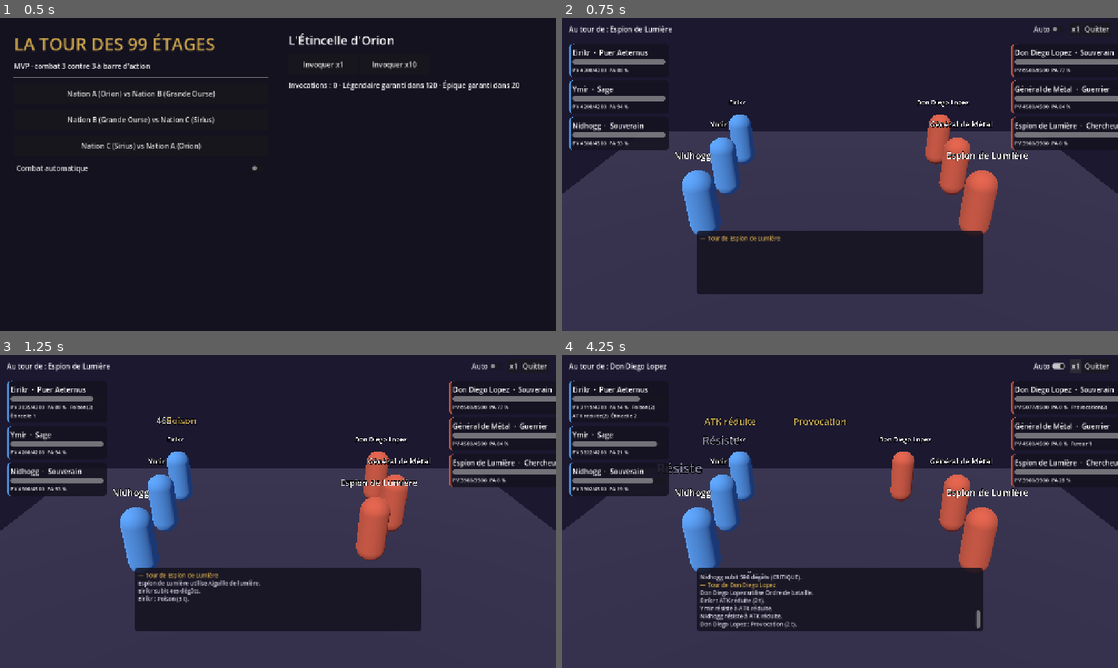
Above: before the commit, frames 1-4 (two rows, left to right).
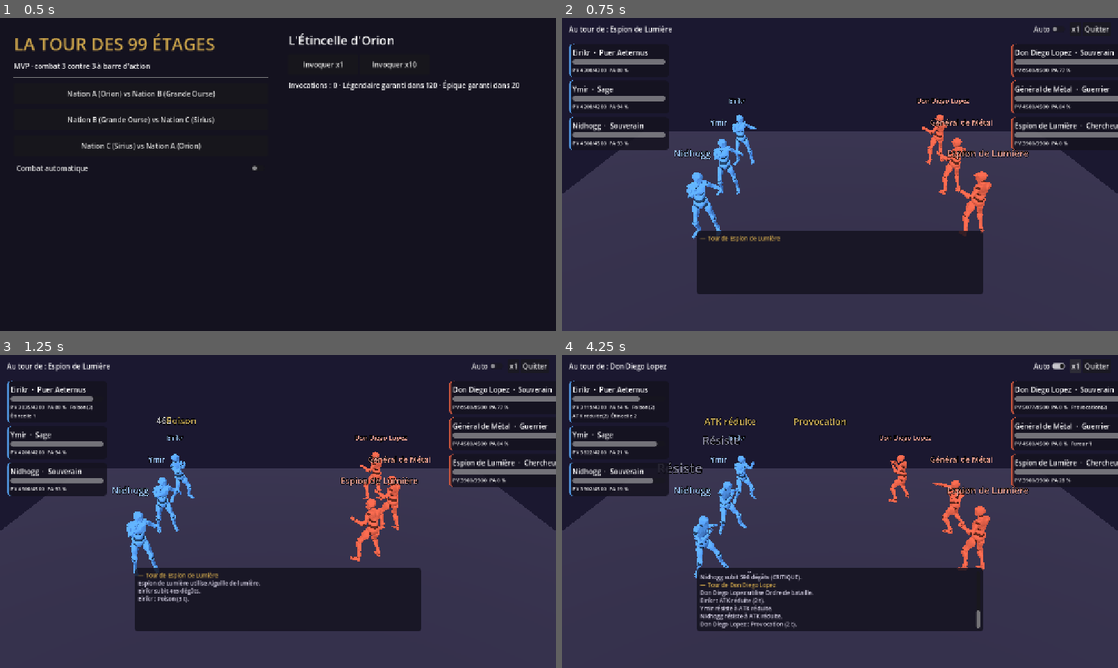
Above: after the commit, the same moments.

Repository: SoKie777/la-tour-des-99-etages
Game: Godot game, scene res://scenes/main.tscn
Two runs of this game, one before a commit and one after it. Both use one fixed random seed, a clock stepped at 60 frames per second and the inputs below.
Inputs:
- Up to frame 1 (0.5 s): no input
- Up to frame 2 (0.75 s): click "Nation A (Orion) vs Nation B …" at 0.5 s
- Up to frame 3 (1.25 s): no input
- Up to frame 4 (4.25 s): click "Auto" at 1.25 s; click "x1" at 2 s; click "x2" at 2.75 s; click "x3" at 3.5 s

Frame 1 is identical in both runs. In frame 2, 5.2% of the frame differs, in the area x 20-84%, y 25-71%; in frame 3, 4.9%; in frame 4, 5.4%, in the area x 20-84%, y 25-72%.

Commit message:
Pipeline de Coup d'État : Godot 4.7, MPFB → FBX, anims Mixamo reciblées
- Y Bot animé à la place des capsules (7 anims Mixamo reprises de Coup d'État)
- CharacterModel : modèle MPFB assets/models/<id>.fbx s'il existe, sinon Y Bot teinté
- tools/mpfb/make_characters.py + fiches des 9 persos, set_retarget.py, make_bonemap.gd
- Retrait des scripts Blender non testés (étape de bake inutile)
- CI en Godot 4.7, Release apk-latest en plus de la Release versionnée
- Docs et CLAUDE.md : pipeline réel et PC de l'utilisateur

Co-Authored-By: Claude Opus 5.5 <noreply@anthropic.com>
Claude-Session: https://claude.ai/code/session_01JimiokBVFJWqNoD4UxkTPV

Diff:
--- /dev/null
+++ b/assets/mixamo/mixamo_bonemap.tres
@@ -0,0 +1,62 @@
+[gd_resource type="BoneMap" format=3]
+
+[sub_resource type="SkeletonProfileHumanoid" id="SkeletonProfileHumanoid_o7l75"]
+
+[resource]
+profile = SubResource("SkeletonProfileHumanoid_o7l75")
+bone_map/Root = &""
+bone_map/Hips = &"mixamorig_Hips"
+bone_map/Spine = &"mixamorig_Spine"
+bone_map/Chest = &"mixamorig_Spine1"
+bone_map/UpperChest = &"mixamorig_Spine2"
+bone_map/Neck = &"mixamorig_Neck"
+bone_map/Head = &"mixamorig_Head"
+bone_map/LeftEye = &""
+bone_map/RightEye = &""
+bone_map/Jaw = &""
+bone_map/LeftShoulder = &"mixamorig_LeftShoulder"
+bone_map/LeftUpperArm = &"mixamorig_LeftArm"
+bone_map/LeftLowerArm = &"mixamorig_LeftForeArm"
+bone_map/LeftHand = &"mixamorig_LeftHand"
+bone_map/LeftThumbMetacarpal = &"mixamorig_LeftHandThumb1"
+bone_map/LeftThumbProximal = &"mixamorig_LeftHandThumb2"
+bone_map/LeftThumbDistal = &"mixamorig_LeftHandThumb3"
+bone_map/LeftIndexProximal = &"mixamorig_LeftHandIndex1"
+bone_map/LeftIndexIntermediate = &"mixamorig_LeftHandIndex2"
+bone_map/LeftIndexDistal = &"mixamorig_LeftHandIndex3"
+bone_map/LeftMiddleProximal = &"mixamorig_LeftHandMiddle1"
+bone_map/LeftMiddleIntermediate = &"mixamorig_LeftHandMiddle2"
+bone_map/LeftMiddleDistal = &"mixamorig_LeftHandMiddle3"
+bone_map/LeftRingProximal = &"mixamorig_LeftHandRing1"
+bone_map/LeftRingIntermediate = &"mixamorig_LeftHandRing2"
+bone_map/LeftRingDistal = &"mixamorig_LeftHandRing3"
+bone_map/LeftLittleProximal = &"mixamorig_LeftHandPinky1"
+bone_map/LeftLittleIntermediate = &"mixamorig_LeftHandPinky2"
+bone_map/LeftLittleDistal = &"mixamorig_LeftHandPinky3"
+bone_map/RightShoulder = &"mixamorig_RightShoulder"
+bone_map/RightUpperArm = &"mixamorig_RightArm"
+bone_map/RightLowerArm = &"mixamorig_RightForeArm"
+bone_map/RightHand = &"mixamorig_RightHand"
+bone_map/RightThumbMetacarpal = &"mixamorig_RightHandThumb1"
+bone_map/RightThumbProximal = &"mixamorig_RightHandThumb2"
+bone_map/RightThumbDistal = &"mixamorig_RightHandThumb3"
+bone_map/RightIndexProximal = &"mixamorig_RightHandIndex1"
+bone_map/RightIndexIntermediate = &"mixamorig_RightHandIndex2"
+bone_map/RightIndexDistal = &"mixamorig_RightHandIndex3"
+bone_map/RightMiddleProximal = &"mixamorig_RightHandMiddle1"
+bone_map/RightMiddleIntermediate = &"mixamorig_RightHandMiddle2"
+bone_map/RightMiddleDistal = &"mixamorig_RightHandMiddle3"
+bone_map/RightRingProximal = &"mixamorig_RightHandRing1"
+bone_map/RightRingIntermediate = &"mixamorig_RightHandRing2"
+bone_map/RightRingDistal = &"mixamorig_RightHandRing3"
+bone_map/RightLittleProximal = &"mixamorig_RightHandPinky1"
+bone_map/RightLittleIntermediate = &"mixamorig_RightHandPinky2"
+bone_map/RightLittleDistal = &"mixamorig_RightHandPinky3"
+bone_map/LeftUpperLeg = &"mixamorig_LeftUpLeg"
+bone_map/LeftLowerLeg = &"mixamorig_LeftLeg"
+bone_map/LeftFoot = &"mixamorig_LeftFoot"
+bone_map/LeftToes = &"mixamorig_LeftToeBase"
+bone_map/RightUpperLeg = &"mixamorig_RightUpLeg"
+bone_map/RightLowerLeg = &"mixamorig_RightLeg"
+bone_map/RightFoot = &"mixamorig_RightFoot"
+bone_map/RightToes = &"mixamorig_RightToeBase"
--- a/project.godot
+++ b/project.godot
@@ -8,7 +8,7 @@
 config/description="Gacha RPG tour par tour à barre d'action (MVP)."
 run/main_scene="res://scenes/main.tscn"
 config/icon="res://icon.svg"
-config/features=PackedStringArray("4.5", "Mobile")
+config/features=PackedStringArray("4.7", "Mobile")
 
 [autoload]
 
--- a/scripts/ui/battle_scene.gd
+++ b/scripts/ui/battle_scene.gd
@@ -1,8 +1,6 @@
 extends Node3D
-## Scène de combat jouable. Les personnages sont des capsules de couleur tant que
-## leur modèle n'existe pas ; dès qu'un fichier
-## res://assets/characters/<id>/<id>.glb est présent, il est utilisé automatiquement
-## (animations attendues : idle, attack, skill, ultimate, hit, death).
+## Scène de combat jouable. Personnages : modèle MPFB res://assets/models/<id>.fbx s'il existe,
+## sinon le mannequin Y Bot teinté à la couleur de la constellation (voir CharacterModel).
 
 signal finished(winner: int)
 
@@ -12,7 +10,7 @@
 
 var engine: BattleEngine
 var pawns := {}        # BattleUnit -> Node3D
-var anim_players := {} # BattleUnit -> AnimationPlayer
+var models := {}       # BattleUnit -> CharacterModel
 var cards := {}        # BattleUnit -> {hp: ProgressBar, info: Label}
 var log_label: RichTextLabel
 var turn_label: Label
@@ -100,7 +98,7 @@
 			_float_text(ev["target"], BattleLog.effect_name(ev["effect"]), Color("e0c060"))
 		"death":
 			_play_anim(ev["target"], "death")
-			if not anim_players.has(ev["target"]):
+			if not models.has(ev["target"]):
 				var tw := create_tween()
 				tw.tween_property(pawns[ev["target"]], "scale", Vector3(1, 0.15, 1), 0.3)
 
@@ -145,16 +143,11 @@
 
 func _make_pawn(u: BattleUnit) -> Node3D:
 	var root := Node3D.new()
-	var model_path := "res://assets/characters/%s/%s.glb" % [u.id, u.id]
-	if ResourceLoader.exists(model_path):
-		var model: Node3D = load(model_path).instantiate()
+	if CharacterModel.available():
+		var model := CharacterModel.new()
 		root.add_child(model)
-		var ap := model.find_child("AnimationPlayer", true, false) as AnimationPlayer
-		if ap != null:
-			anim_players[u] = ap
-			if ap.has_animation("idle"):
-				ap.get_animation("idle").loop_mode = Animation.LOOP_LINEAR
-				ap.play("idle")
+		model.setup(u.id, COLORS[u.constellation])
+		models[u] = model
 	else:
 		var mesh := MeshInstance3D.new()
 		var capsule := CapsuleMesh.new()
@@ -169,24 +162,18 @@
 	var label := Label3D.new()
 	label.text = u.display_name
 	label.billboard = BaseMaterial3D.BILLBOARD_ENABLED
-	label.position.y = 2.1
+	label.position.y = 2.15
 	label.font_size = 40
 	label.outline_size = 8
+	label.modulate = COLORS[u.constellation].lightened(0.4)
 	root.add_child(label)
 	return root
 
 
-func _play_anim(u: BattleUnit, anim_name: String) -> void:
-	var ap: AnimationPlayer = anim_players.get(u)
-	if ap == null:
-		return
-	if anim_name == "ultimate" and not ap.has_animation("ultimate"):
-		anim_name = "skill"
-	if not ap.has_animation(anim_name):
-		return
-	ap.play(anim_name)
-	if anim_name in ["attack", "skill", "ultimate", "hit"] and ap.has_animation("idle"):
-		ap.queue("idle")
+func _play_anim(u: BattleUnit, action: String) -> void:
+	var model: CharacterModel = models.get(u)
+	if model != null:
+		model.play(action)
 
 
 func _float_text(u: BattleUnit, text: String, color: Color) -> void:
@@ -405,6 +392,9 @@
 	v.add_child(b)
 	result_panel.add_child(v)
 	result_panel.visible = true
+	for u in engine.units:
+		if u.is_alive() and u.team == engine.winner:
+			_play_anim(u, "victory")
 	finished.emit(engine.winner)
 	if Session.smoke_test:
 		print("Test de fumée OK : combat terminé (vainqueur %d, %d actions)" % [engine.winner, engine.total_actions])
--- /dev/null
+++ b/scripts/ui/character_model.gd
@@ -0,0 +1,160 @@
+class_name CharacterModel
+extends Node3D
+## Personnage 3D animé (méthode de Coup d'État) :
+## - modèle MPFB res://assets/models/<id>.fbx s'il existe, sinon le mannequin Y Bot teinté ;
+## - animations Mixamo de res://assets/mixamo/anims/, reciblées à l'import (BoneMap humanoïde).
+
+const BASE_SCENE := "res://assets/mixamo/ybot_idle.fbx"
+const ANIM_DIR := "res://assets/mixamo/anims/"
+const LOOPS := ["idle"]
+## Action du combat -> animation Mixamo
+const MAP := {
+	"idle": "idle", "attack": "cross", "skill": "punch_combo", "ultimate": "hurricane_kick",
+	"hit": "hit", "death": "ko", "victory": "victory",
+}
+const HOLD_AT_END := ["ko"]
+
+static var _lib: AnimationLibrary
+
+var model: Node3D
+var skel: Skeleton3D
+var ap: AnimationPlayer
+var meshes: Array[MeshInstance3D] = []
+var dead := false
+
+
+static func _build_library() -> void:
+	_lib = AnimationLibrary.new()
+	# list_directory voit aussi les ressources importées d'un APK (où les .fbx n'existent plus)
+	for f in ResourceLoader.list_directory(ANIM_DIR):
+		if not f.ends_with(".fbx"):
+			continue
+		var n := f.get_basename()
+		var inst := (load(ANIM_DIR + f) as PackedScene).instantiate()
+		var src_ap: AnimationPlayer = inst.find_child("AnimationPlayer", true, false)
+		if src_ap != null and src_ap.has_animation("mixamo_com"):
+			var a: Animation = src_ap.get_animation("mixamo_com").duplicate(true)
+			_strip_root_motion(a)
+			a.loop_mode = Animation.LOOP_LINEAR if n in LOOPS else Animation.LOOP_NONE
+			_lib.add_animation(n, a)
+		inst.free()
+	if _lib.get_animation_list().is_empty():
+		push_error("CharacterModel : aucune animation dans " + ANIM_DIR)
+
+
+## Le personnage reste à sa place : on fige les hanches en X/Z.
+static func _strip_root_motion(a: Animation) -> void:
+	for i in a.get_track_count():
+		if a.track_get_type(i) != Animation.TYPE_POSITION_3D or not str(a.track_get_path(i)).ends_with(":Hips"):
+			continue
+		if a.track_get_key_count(i) == 0:
+			continue
+		var first: Vector3 = a.track_get_key_value(i, 0)
+		for k in a.track_get_key_count(i):
+			var v: Vector3 = a.track_get_key_value(i, k)
+			v.x = first.x
+			v.z = first.z
+			a.track_set_key_value(i, k, v)
+
+
+static func available() -> bool:
+	return ResourceLoader.exists(BASE_SCENE)
+
+
+func setup(char_id: String, tint: Color, height_m: float = 1.75) -> void:
+	var custom := "res://assets/models/%s.fbx" % char_id
+	var is_custom := ResourceLoader.exists(custom)
+	model = (load(custom if is_custom else BASE_SCENE) as PackedScene).instantiate()
+	add_child(model)
+	skel = model.find_child("Skeleton3D", true, false)
+	ap = model.find_child("AnimationPlayer", true, false)
+	if ap == null:
+		# les pistes visent "Skeleton3D:os" : le lecteur doit être à côté du squelette
+		ap = AnimationPlayer.new()
+		skel.get_parent().add_child(ap)
+	if _lib == null:
+		_build_library()
+	ap.add_animation_library("fx", _lib)
+	ap.playback_default_blend_time = 0.12
+	ap.animation_finished.connect(_on_finished)
+	for mi in skel.get_children():
+		if mi is MeshInstance3D:
+			meshes.append(mi)
+			if is_custom:
+				_toonify(mi)
+			else:
+				var surface := str(mi.name).ends_with("Surface")
+				mi.material_override = _toon(tint if surface else tint.darkened(0.6))
+	_fit_height(height_m)
+	play("idle")
+
+
+func play(action: String) -> void:
+	var anim: String = MAP.get(action, action)
+	if dead or _lib == null or not _lib.has_animation(anim):
+		return
+	if anim in HOLD_AT_END:
+		dead = true
+	ap.play("fx/" + anim)
+
+
+func _on_finished(anim_name: StringName) -> void:
+	if not dead and str(anim_name) != "fx/idle":
+		ap.play("fx/idle")
+
+
+func _toon(c: Color) -> StandardMaterial3D:
+	var m := StandardMaterial3D.new()
+	m.albedo_color = c
+	m.diffuse_mode = BaseMaterial3D.DIFFUSE_TOON
+	m.specular_mode = BaseMaterial3D.SPECULAR_TOON
+	m.roughness = 0.7
+	m.rim_enabled = true
+	m.rim = 0.3
+	return m
+
+
+## Garde les textures MPFB, rendu cel-shading + contour noir ; vêtements en aplats (couleurs de sommets).
+func _toonify(mi: MeshInstance3D) -> void:
+	for i in mi.mesh.get_surface_count():
+		var src := mi.get_active_material(i)
+		var m: StandardMaterial3D = src.duplicate() if src is StandardMaterial3D else StandardMaterial3D.new()
+		m.diffuse_mode = BaseMaterial3D.DIFFUSE_TOON
+		m.specular_mode = BaseMaterial3D.SPECULAR_TOON
+		m.roughness = 0.7
+		m.rim_enabled = true
+		m.rim = 0.3
+		var name_l := str(mi.name).to_lower()
+		var arrays := mi.mesh.surface_get_arrays(i)
+		var has_col: bool = arrays[Mesh.ARRAY_COLOR] != null and (arrays[Mesh.ARRAY_COLOR] as PackedColorArray).size() > 0
+		var is_cloth: bool = "suit" in name_l or "shoes" in name_l
+		if has_col:
+			m.vertex_color_use_as_albedo = true
+			m.vertex_color_is_srgb = true
+			m.albedo_color = Color.WHITE
+			if is_cloth:
+				m.albedo_texture = null
+		if "brow" in name_l or (has_col and not is_cloth):
+			m.transparency = BaseMaterial3D.TRANSPARENCY_ALPHA_SCISSOR
+			m.alpha_scissor_threshold = 0.4
+		if not ("eye" in name_l or "brow" in name_l):
+			var o := StandardMaterial3D.new()
+			o.shading_mode = BaseMaterial3D.SHADING_MODE_UNSHADED
+			o.albedo_color = Color(0.02, 0.015, 0.015)
+			o.cull_mode = BaseMaterial3D.CULL_FRONT
+			o.grow = true
+			o.grow_amount = 0.008
+			m.next_pass = o
+		mi.set_surface_override_material(i, m)
+
+
+## Met le modèle à la taille voulue (mètres), d'après la boîte englobante de ses maillages.
+func _fit_height(target_m: float) -> void:
+	var lo := INF
+	var hi := -INF
+	for mi in meshes:
+		var bb: AABB = mi.transform * mi.get_aabb()
+		lo = minf(lo, bb.position.y)
+		hi = maxf(hi, bb.end.y)
+	if hi > lo:
+		model.scale = Vector3.ONE * (target_m / (hi - lo)) * model.scale.x
--- a/tools/blender/characters.json
+++ /dev/null
@@ -1,12 +0,0 @@
-{
-  "_comment": "Fiches MakeHuman (MPFB2) par personnage. Macros 0..1 (gender 1 = homme). Les assets introuvables sont ignorés avec un avertissement. Noms d'assets : pack 'makehuman_system_assets'.",
-  "eirikr":         {"macros": {"gender": 1.0, "age": 0.45, "muscle": 0.6, "weight": 0.45, "height": 0.55, "caucasian": 1.0, "african": 0.0, "asian": 0.0}, "skin": "young_caucasian_male.mhmat", "hair": "short02.mhclo", "clothes": ["male_casualsuit04.mhclo", "shoes06.mhclo"]},
-  "ymir":           {"macros": {"gender": 0.0, "age": 0.45, "muscle": 0.5, "weight": 0.4, "height": 0.55, "caucasian": 1.0, "african": 0.0, "asian": 0.0}, "skin": "young_caucasian_female.mhmat", "hair": "long01.mhclo", "clothes": ["female_elegantsuit01.mhclo", "shoes02.mhclo"]},
-  "nidhogg":        {"macros": {"gender": 1.0, "age": 0.42, "muscle": 0.5, "weight": 0.4, "height": 0.6, "caucasian": 1.0, "african": 0.0, "asian": 0.0}, "skin": "young_caucasian_male.mhmat", "hair": "short04.mhclo", "clothes": ["male_worksuit01.mhclo", "shoes01.mhclo"]},
-  "don_diego":      {"macros": {"gender": 1.0, "age": 0.75, "muscle": 0.7, "weight": 0.7, "height": 0.65, "caucasian": 0.6, "african": 0.0, "asian": 0.4}, "skin": "middleage_caucasian_male.mhmat", "hair": "short02.mhclo", "clothes": ["male_worksuit01.mhclo", "shoes01.mhclo"]},
-  "general_metal":  {"macros": {"gender": 1.0, "age": 0.55, "muscle": 0.85, "weight": 0.55, "height": 0.65, "caucasian": 0.3, "african": 0.0, "asian": 0.7}, "skin": "young_asian_male.mhmat", "hair": "short04.mhclo", "clothes": ["male_casualsuit06.mhclo", "shoes06.mhclo"]},
-  "espion_lumiere": {"macros": {"gender": 0.0, "age": 0.4, "muscle": 0.5, "weight": 0.35, "height": 0.45, "caucasian": 0.5, "african": 0.0, "asian": 0.5}, "skin": "young_asian_female.mhmat", "hair": "ponytail01.mhclo", "clothes": ["female_casualsuit02.mhclo", "shoes02.mhclo"]},
-  "moussa":         {"macros": {"gender": 1.0, "age": 0.55, "muscle": 0.9, "weight": 0.7, "height": 0.75, "caucasian": 0.0, "african": 1.0, "asian": 0.0}, "skin": "young_african_male.mhmat", "hair": "short01.mhclo", "clothes": ["male_casualsuit03.mhclo", "shoes06.mhclo"]},
-  "issa":           {"macros": {"gender": 1.0, "age": 0.45, "muscle": 0.5, "weight": 0.4, "height": 0.55, "caucasian": 0.2, "african": 0.8, "asian": 0.0}, "skin": "young_african_male.mhmat", "hair": "short02.mhclo", "clothes": ["male_casualsuit01.mhclo", "shoes01.mhclo"]},
-  "mohamed":        {"macros": {"gender": 1.0, "age": 0.45, "muscle": 0.65, "weight": 0.35, "height": 0.6, "caucasian": 0.4, "african": 0.6, "asian": 0.0}, "skin": "young_african_male.mhmat", "hair": "short04.mhclo", "clothes": ["male_casualsuit05.mhclo", "shoes06.mhclo"]}
-}
--- /dev/null
+++ b/tools/make_bonemap.gd
@@ -0,0 +1,26 @@
+extends SceneTree
+## Crée assets/mixamo/mixamo_bonemap.tres : correspondance os Mixamo -> profil humanoïde Godot.
+func _init() -> void:
+	var bm := BoneMap.new()
+	bm.profile = SkeletonProfileHumanoid.new()
+	var m := {"Hips": "Hips", "Spine": "Spine", "Chest": "Spine1", "UpperChest": "Spine2", "Neck": "Neck", "Head": "Head"}
+	for side in ["Left", "Right"]:
+		m[side + "Shoulder"] = side + "Shoulder"
+		m[side + "UpperArm"] = side + "Arm"
+		m[side + "LowerArm"] = side + "ForeArm"
+		m[side + "Hand"] = side + "Hand"
+		m[side + "UpperLeg"] = side + "UpLeg"
+		m[side + "LowerLeg"] = side + "Leg"
+		m[side + "Foot"] = side + "Foot"
+		m[side + "Toes"] = side + "ToeBase"
+		m[side + "ThumbMetacarpal"] = side + "HandThumb1"
+		m[side + "ThumbProximal"] = side + "HandThumb2"
+		m[side + "ThumbDistal"] = side + "HandThumb3"
+		for f in [["Index", "Index"], ["Middle", "Middle"], ["Ring", "Ring"], ["Little", "Pinky"]]:
+			m[side + f[0] + "Proximal"] = side + "Hand" + f[1] + "1"
+			m[side + f[0] + "Intermediate"] = side + "Hand" + f[1] + "2"
+			m[side + f[0] + "Distal"] = side + "Hand" + f[1] + "3"
+	for k in m:
+		bm.set_skeleton_bone_name(k, "mixamorig_" + m[k])
+	print(ResourceSaver.save(bm, "res://assets/mixamo/mixamo_bonemap.tres"))
+	quit()
--- /dev/null
+++ b/tools/mpfb/characters.json
@@ -0,0 +1,47 @@
+{
+  "eirikr":         {"macros": {"gender": 1.0, "age": 0.45, "muscle": 0.6, "weight": 0.45, "proportions": 0.6, "height": 0.55},
+                     "race": {"african": 0.0, "asian": 0.0, "caucasian": 1.0}, "skin": "Young caucasian male",
+                     "hair": "Short02", "eyebrows": "Eyebrow001", "clothes": ["Male casualsuit01", "Shoes01"],
+                     "paint": {"top": [0.12, 0.28, 0.55], "inner": [0.85, 0.88, 0.92], "inner_w": 0.07, "bottom": [0.05, 0.06, 0.09],
+                               "shoes": [0.85, 0.85, 0.88], "hair": [0.75, 0.62, 0.38]}},
+  "ymir":           {"macros": {"gender": 0.0, "age": 0.45, "muscle": 0.5, "weight": 0.4, "proportions": 0.65, "height": 0.55},
+                     "race": {"african": 0.0, "asian": 0.0, "caucasian": 1.0}, "skin": "Young caucasian female",
+                     "hair": "Long01", "eyebrows": "Eyebrow002", "clothes": ["Female casualsuit01", "Shoes02"],
+                     "paint": {"top": [0.55, 0.75, 0.88], "collar": [0.92, 0.95, 0.98], "bottom": [0.1, 0.16, 0.28],
+                               "shoes": [0.9, 0.92, 0.95], "hair": [0.88, 0.86, 0.8]}},
+  "nidhogg":        {"macros": {"gender": 1.0, "age": 0.42, "muscle": 0.5, "weight": 0.4, "proportions": 0.65, "height": 0.6},
+                     "race": {"african": 0.0, "asian": 0.0, "caucasian": 1.0}, "skin": "Young caucasian male",
+                     "hair": "Short04", "eyebrows": "Eyebrow003", "clothes": ["Male casualsuit01", "Shoes05"],
+                     "paint": {"top": [0.92, 0.9, 0.84], "cuff": [0.85, 0.68, 0.25], "collar": [0.85, 0.68, 0.25], "bottom": [0.9, 0.88, 0.82],
+                               "shoes": [0.85, 0.68, 0.25], "hair": [0.08, 0.07, 0.06]}},
+  "don_diego":      {"macros": {"gender": 1.0, "age": 0.75, "muscle": 0.7, "weight": 0.7, "proportions": 0.6, "height": 0.65},
+                     "race": {"african": 0.0, "asian": 0.3, "caucasian": 0.7}, "skin": "Young caucasian male",
+                     "hair": "Short01", "eyebrows": "Eyebrow005", "clothes": ["Male casualsuit01", "Shoes03"],
+                     "paint": {"top": [0.5, 0.06, 0.08], "inner": [0.85, 0.68, 0.25], "inner_w": 0.09, "bottom": [0.04, 0.03, 0.03],
+                               "shoes": [0.04, 0.03, 0.03], "hair": [0.6, 0.6, 0.6]}},
+  "general_metal":  {"macros": {"gender": 1.0, "age": 0.55, "muscle": 0.85, "weight": 0.55, "proportions": 0.6, "height": 0.65},
+                     "race": {"african": 0.0, "asian": 0.7, "caucasian": 0.3}, "skin": "Young asian male",
+                     "hair": "Short04", "eyebrows": "Eyebrow004", "clothes": ["Male casualsuit04", "Shoes04"],
+                     "paint": {"top": [0.45, 0.47, 0.5], "sleeve": [0.6, 0.08, 0.08], "bottom": [0.12, 0.12, 0.14],
+                               "shoes": [0.05, 0.05, 0.05], "hair": [0.03, 0.025, 0.02]}},
+  "espion_lumiere": {"macros": {"gender": 0.0, "age": 0.4, "muscle": 0.5, "weight": 0.35, "proportions": 0.65, "height": 0.45},
+                     "race": {"african": 0.0, "asian": 0.5, "caucasian": 0.5}, "skin": "Young asian female",
+                     "hair": "Ponytail01", "eyebrows": "Eyebrow001", "clothes": ["Female casualsuit01", "Shoes02"],
+                     "paint": {"top": [0.06, 0.06, 0.07], "stripes": [0.9, 0.78, 0.35], "bottom": [0.06, 0.06, 0.07],
+                               "shoes": [0.06, 0.06, 0.07], "hair": [0.03, 0.025, 0.02]}},
+  "moussa":         {"macros": {"gender": 1.0, "age": 0.55, "muscle": 0.95, "weight": 0.7, "proportions": 0.6, "height": 0.75},
+                     "race": {"african": 1.0, "asian": 0.0, "caucasian": 0.0}, "skin": "Young african male",
+                     "hair": "", "eyebrows": "Eyebrow005", "clothes": ["Male casualsuit04", "Shoes04"],
+                     "paint": {"top": [0.78, 0.66, 0.42], "sleeve": [0.32, 0.18, 0.45], "bottom": [0.22, 0.14, 0.3],
+                               "shoes": [0.05, 0.05, 0.05]}},
+  "issa":           {"macros": {"gender": 1.0, "age": 0.45, "muscle": 0.5, "weight": 0.4, "proportions": 0.6, "height": 0.55},
+                     "race": {"african": 0.8, "asian": 0.0, "caucasian": 0.2}, "skin": "Young african male",
+                     "hair": "Short02", "eyebrows": "Eyebrow002", "clothes": ["Male casualsuit01", "Shoes01"],
+                     "paint": {"top": [0.9, 0.86, 0.75], "graphic": [0.4, 0.25, 0.6], "bottom": [0.55, 0.45, 0.3],
+                               "shoes": [0.9, 0.86, 0.75], "hair": [0.03, 0.025, 0.02]}},
+  "mohamed":        {"macros": {"gender": 1.0, "age": 0.45, "muscle": 0.65, "weight": 0.35, "proportions": 0.6, "height": 0.6},
+                     "race": {"african": 0.6, "asian": 0.0, "caucasian": 0.4}, "skin": "Young african male",
+                     "hair": "Short01", "eyebrows": "Eyebrow003", "clothes": ["Male casualsuit01", "Shoes06"],
+                     "paint": {"top": [0.05, 0.04, 0.07], "inner": [0.35, 0.12, 0.5], "inner_w": 0.07, "bottom": [0.05, 0.04, 0.07],
+                               "shoes": [0.05, 0.04, 0.07], "hair": [0.03, 0.025, 0.02]}}
+}
Binary file added: assets/mixamo/anims/cross.fbx
Not shown, added: assets/mixamo/anims/cross.fbx.import
Binary file added: assets/mixamo/anims/hit.fbx
Not shown, added: assets/mixamo/anims/hit.fbx.import
Binary file added: assets/mixamo/anims/hurricane_kick.fbx
Not shown, added: assets/mixamo/anims/hurricane_kick.fbx.import
Binary file added: assets/mixamo/anims/idle.fbx
Not shown, added: assets/mixamo/anims/idle.fbx.import
Binary file added: assets/mixamo/anims/ko.fbx
Not shown, added: assets/mixamo/anims/ko.fbx.import
Binary file added: assets/mixamo/anims/punch_combo.fbx
Not shown, added: assets/mixamo/anims/punch_combo.fbx.import
(and 18 more such lines)
